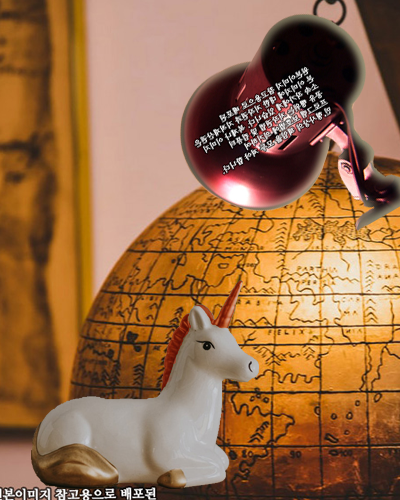
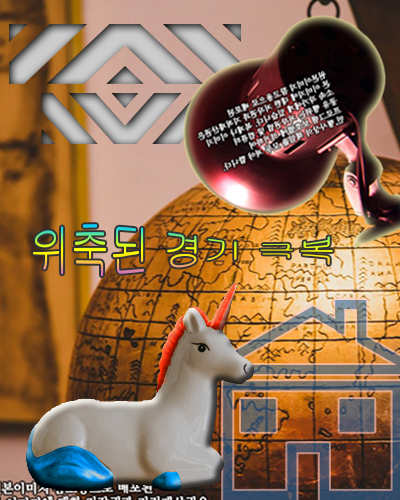
Revision of a layered 400 x 500 image; what changed, layer by layer:
added layer "위축된 경기 극복" above "말" over [33, 224, 333, 277]
renamed "Layer 3" to "말", painted on it over [26, 280, 259, 491]
added layer "Home 1" (60%) above "전등" over [195, 300, 400, 500]
renamed "Layer 2" to "전등", painted on it over [179, 13, 400, 250]
added layer "Tile 1 1 copy" above "배경" over [9, 24, 241, 144]
renamed "Layer 1" to "배경", painted on it over [0, 0, 400, 500]
